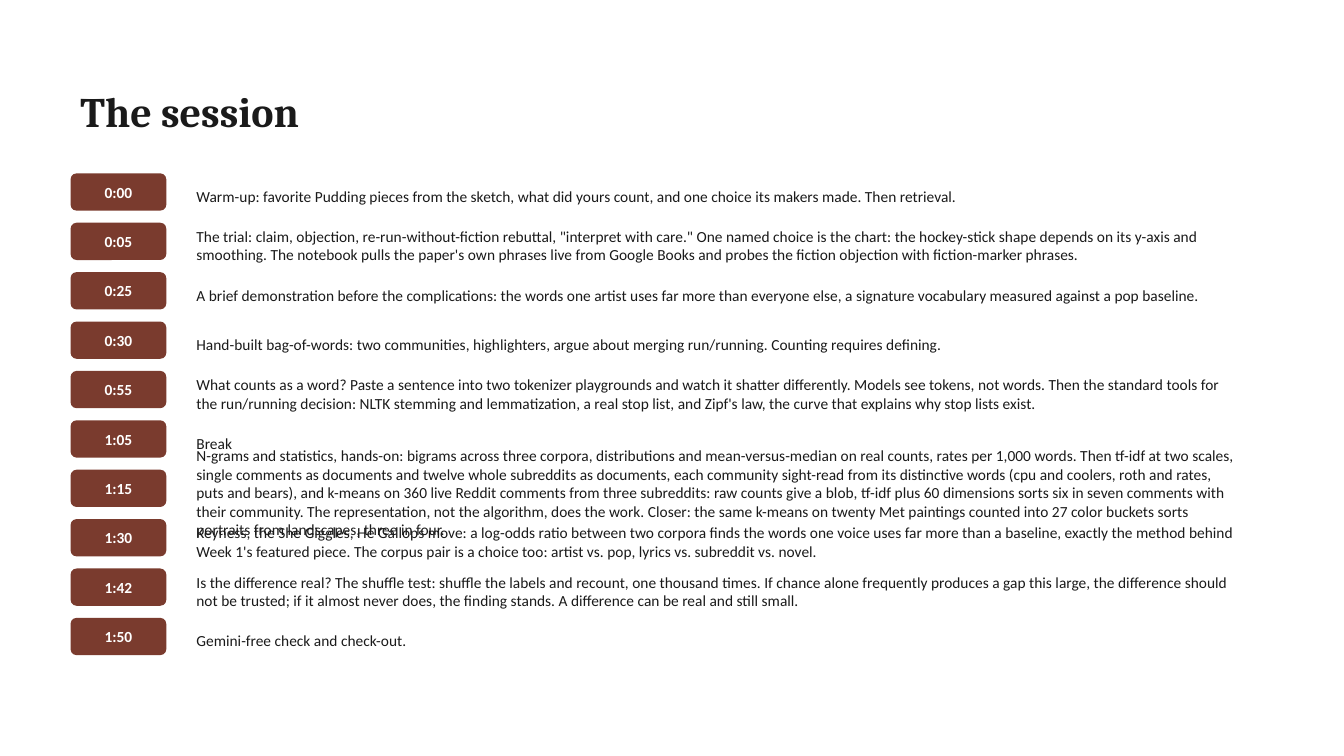
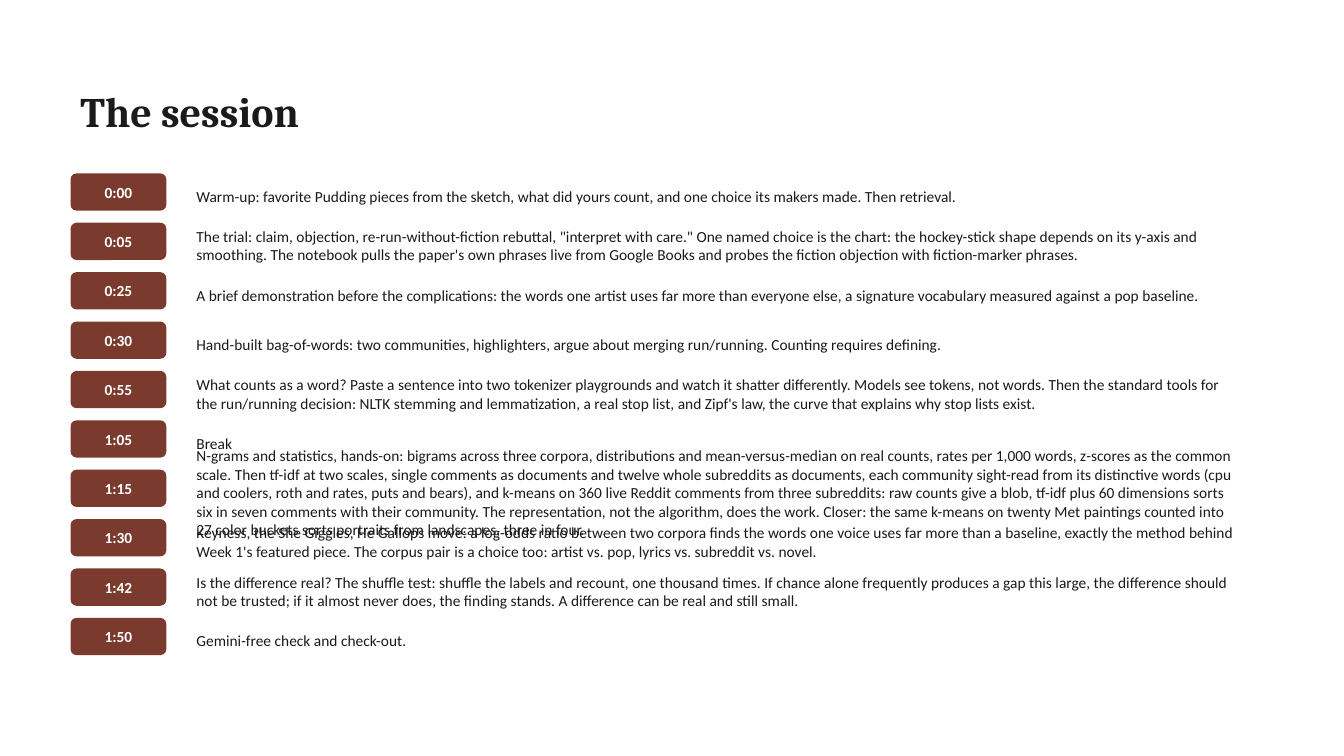
Before and after one commit to lucianli123/culture-as-data-2026, a slide deck: slide 13 of slides/pptx/week-02.pptx. Drawn at 1344x756 pixels with LibreOffice and Linux fonts; fonts in the diff are those of the drawing. Boxes give left, top, right and bottom in pixels: in the first picture for what was removed or moved away, otherwise in the second. Text is boxed around its words. In the diff, an @@ line names an element or a change of style, - is before the commit and + after.

Commit message:
Week 2: standardization as fourth statistics habit (z-scores), variance-standardized keyness (Fightin' Words), lemmatization framed as standardization

```diff
--- a/slides/pptx/week-02.pptx
+++ b/slides/pptx/week-02.pptx
@@ text at bbox=[196, 448, 1231, 540]: text changed @@
-N-grams and statistics, hands-on: bigrams across three corpora, distributions and mean-versus-median on real counts, rates per 1,000 words. Then tf-idf at two scales, single comments as documents and twelve whole subreddits as documents, each community sight-read from its distinctive words (cpu and coolers, roth and rates, puts and bears), and k-means on 360 live Reddit comments from three subreddits: raw counts give a blob, tf-idf plus 60 dimensions sorts six in seven comments with their community. The representation, not the algorithm, does the work. Closer: the same k-means on twenty Met paintings counted into 27 color buckets sorts portraits from landscapes, three in four.
+N-grams and statistics, hands-on: bigrams across three corpora, distributions and mean-versus-median on real counts, rates per 1,000 words, z-scores as the common scale. Then tf-idf at two scales, single comments as documents and twelve whole subreddits as documents, each community sight-read from its distinctive words (cpu and coolers, roth and rates, puts and bears), and k-means on 360 live Reddit comments from three subreddits: raw counts give a blob, tf-idf plus 60 dimensions sorts six in seven comments with their community. The representation, not the algorithm, does the work. Closer: the same k-means on twenty Met paintings counted into 27 color buckets sorts portraits from landscapes, three in four.
```
Also in this commit, not shown: 2 other slides changed, 14 other files.
